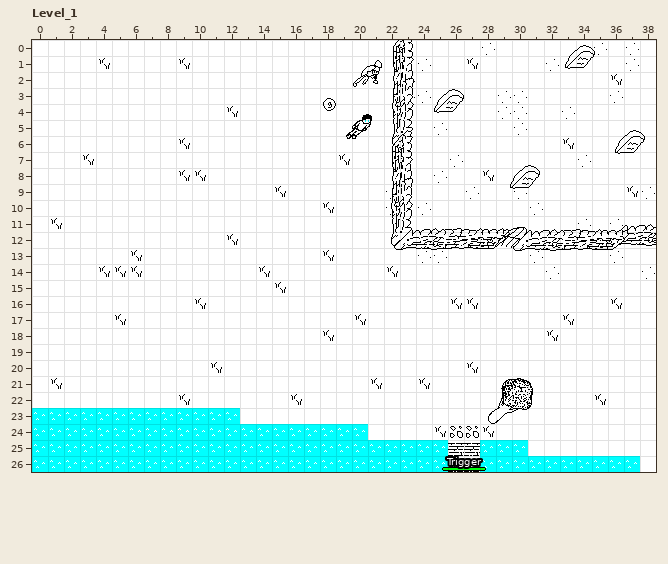
Two states of a LDtk project, assets/map2.ldtk. The picture above is the old version.
Cells are 16x16 px. Shown: Level_1 x 0..38, y 0..26.
After the commit:
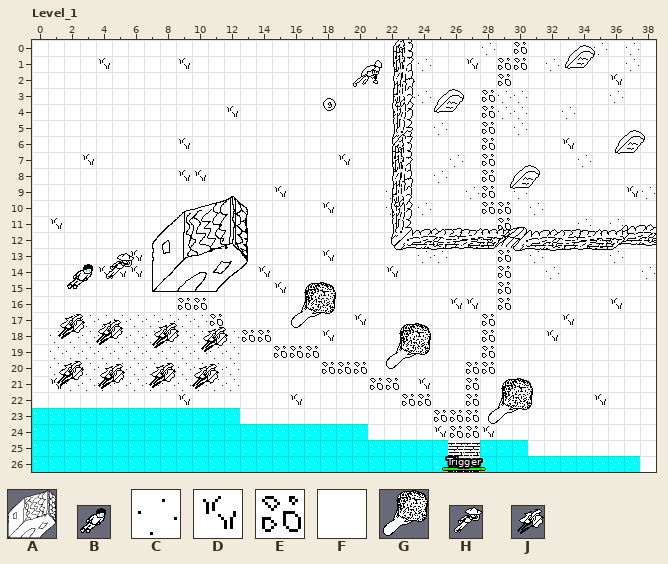
Key: from "Spritesheet2": A 225, B 801, C 1153, D 1217, E 1281, F 1473, G 1633, H 2817, J 3521.
_ is an empty cell.
Objects are placed by their top-left corner, in cells (3,4 is the top-left corner of cell 3,4); size is 1x1 cell unless given.
Edits made:
{"where": "layer \"Tiles\""}
{"y":0,"x":30,"old":"F","new":"E"}
{"y":1,"x":29,"old":"FF","new":"EE"}
{"y":2,"x":29,"old":"F","new":"E"}
{"y":3,"x":28,"old":"F","new":"E"}
{"y":4,"x":28,"old":"F","new":"E"}
{"y":5,"x":28,"old":"F","new":"E"}
{"y":6,"x":28,"old":"F","new":"E"}
{"y":7,"x":28,"old":"F","new":"E"}
{"y":8,"x":28,"old":"D","new":"E"}
{"y":9,"x":28,"old":"F","new":"E"}
{"y":10,"x":28,"old":"FF","new":"EE"}
{"y":11,"x":29,"old":"F","new":"E"}
{"y":13,"x":29,"old":"F","new":"E"}
{"y":14,"x":29,"old":"F","new":"E"}
{"y":15,"x":29,"old":"F","new":"E"}
{"y":16,"x":9,"old":"FD","new":"EE"}
{"y":16,"x":29,"old":"F","new":"E"}
{"y":17,"x":2,"old":"FFFDFFFFFF","new":"CCCCCCCCCE"}
{"y":17,"x":28,"old":"F","new":"E"}
{"y":18,"x":1,"old":"FFFFFFFFFFFFFF","new":"CCCCCCCCCCCCEE"}
{"y":18,"x":28,"old":"F","new":"E"}
{"y":19,"x":1,"old":"FFFFFFFFFFFF","new":"CCCCCCCCCCCC"}
{"y":19,"x":15,"old":"FFF","new":"EEE"}
{"y":19,"x":28,"old":"F","new":"E"}
{"y":20,"x":1,"old":"FFFFFFFFFFDF","new":"CCCCCCCCCCCC"}
{"y":20,"x":18,"old":"FFF","new":"EEE"}
{"y":20,"x":27,"old":"DF","new":"EE"}
{"y":21,"x":2,"old":"FFFFFFFFFFF","new":"CCCCCCCCCCC"}
{"y":21,"x":21,"old":"DF","new":"EE"}
{"y":21,"x":27,"old":"F","new":"E"}
{"y":22,"x":23,"old":"FF","new":"EE"}
{"y":22,"x":27,"old":"F","new":"E"}
{"y":23,"x":25,"old":"FFF","new":"EEE"}
{"where": "layer \"Entities\""}
{"was": "B \"Player\" at 19.5,4.5 size 2x2", "now": "B \"Player\" at 2.1,13.9 size 2x2"}
{"now": "A \"House\" at 7.5,9.8 size 6x6"}
{"now": "G \"TallTree\" at 21.9,17.7 size 3x3"}
{"now": "G \"TallTree\" at 16,15.1 size 3x3"}
{"now": "H \"Farmer\" at 4.4,13.2 size 2x2"}
{"now": "J \"BeetPlant\" at 3.7,17.3 size 2x2"}
{"now": "J \"BeetPlant\" at 7.2,17.5 size 2x2"}
{"now": "J \"BeetPlant\" at 10.2,17.8 size 2x2"}
{"now": "J \"BeetPlant\" at 9.7,20.1 size 2x2"}
{"now": "J \"BeetPlant\" at 7,20 size 2x2"}
{"now": "J \"BeetPlant\" at 3.8,20.1 size 2x2"}
{"now": "J \"BeetPlant\" at 1.2,19.9 size 2x2"}
{"now": "J \"BeetPlant\" at 1.3,16.9 size 2x2"}
